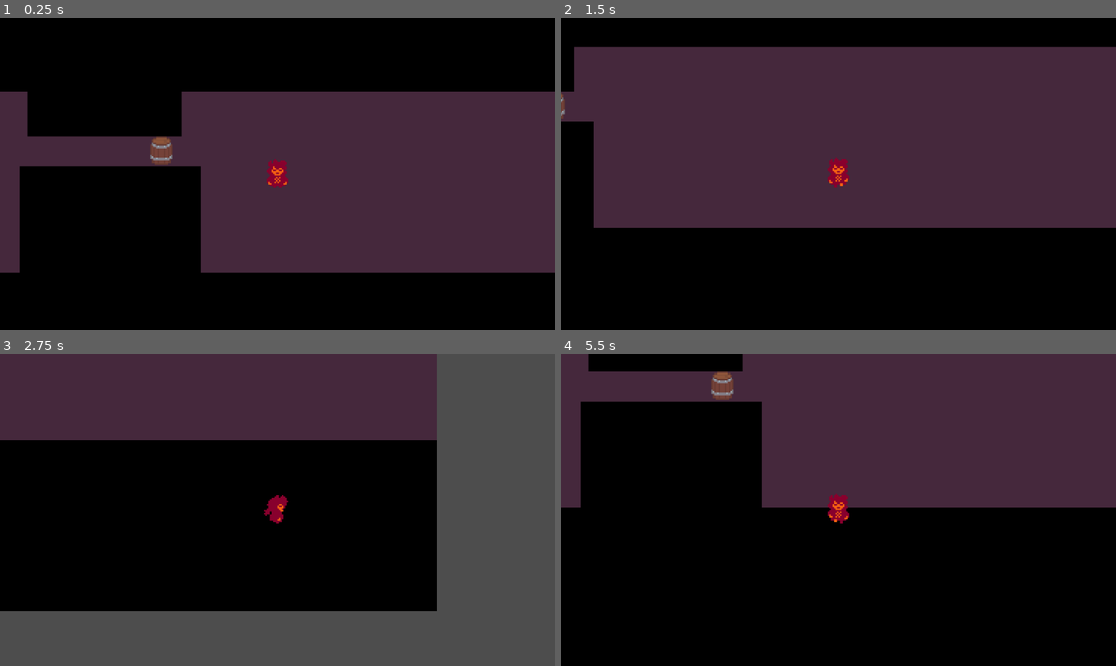
Above: before the commit, frames 1-4 (two rows, left to right).
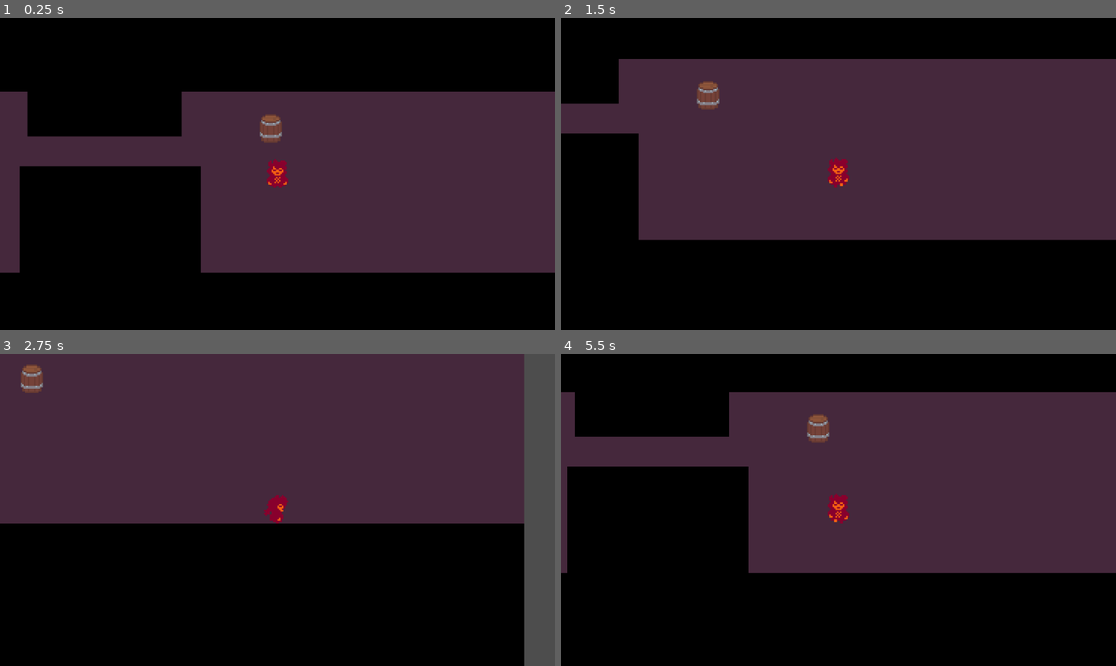
Above: after the commit, the same moments.

Repository: luckesi/elv3s-test
Game: Godot game, scene res://scenes/levels/game.tscn
Two runs of this game, one before a commit and one after it. Both use one fixed random seed, a clock stepped at 60 frames per second and the inputs below. The project has no main scene, so this scene is started directly.
Inputs:
- Up to frame 1 (0.25 s): no input
- Up to frame 2 (1.5 s): tap Enter at 0.5 s; hold Right (ui_right) 0.53-1.28 s; hold Down (ui_down) from 1.28 s (still down)
- Up to frame 3 (2.75 s): release Down (ui_down) at 2.03 s; hold Right (ui_right) from 2.03 s (still down)
- Up to frame 4 (5.5 s): release Right (ui_right) at 2.78 s; hold Up (ui_up) 2.78-3.53 s; hold Left (ui_left) 3.53-5.03 s; hold Down (ui_down) from 5.03 s (still down)

The runs differ from the first frame. In frame 1, 0.6% of the frame differs, in the area x 27-51%, y 30-47%; in frame 2, 12%; in frame 3, 51%, in the area x 0-95%, y 0-100%; in frame 4, 30%.

Commit message:
barril ainda bugado

Diff:
--- a/scenes/characters/carrie.tscn
+++ b/scenes/characters/carrie.tscn
@@ -137,7 +137,7 @@
 }
 
 [sub_resource type="RectangleShape2D" id="RectangleShape2D_t2cx1"]
-size = Vector2(12, 18)
+size = Vector2(12, 15)
 
 [node name="Carrie" type="CharacterBody2D"]
 script = ExtResource("1_5cmg4")
@@ -153,6 +153,7 @@
 }
 
 [node name="CollisionShape2D" type="CollisionShape2D" parent="."]
+position = Vector2(0, 1.5)
 shape = SubResource("RectangleShape2D_t2cx1")
 
 [node name="Camera2D" type="Camera2D" parent="."]
--- a/scenes/levels/game.tscn
+++ b/scenes/levels/game.tscn
@@ -6,7 +6,12 @@
 
 [node name="Game" type="Node2D"]
 
-[node name="Background" type="Sprite2D" parent="."]
+[node name="Background" type="StaticBody2D" parent="."]
+
+[node name="CollisionPolygon2D" type="CollisionPolygon2D" parent="Background"]
+polygon = PackedVector2Array(-320, -55, -171, -55, -171, -25, -68, -25, -68, -55, 320, -55, 320, 66, -55, 66, -55, -5, -176, -5, -176, 66, -320, 66, -320, -55, -465, 56, -390, 256, 0, 342, 467, 181, 469, -193, 295, -203, -337, -198, -437, -119)
+
+[node name="Sprite2D" type="Sprite2D" parent="Background"]
 texture = ExtResource("1_e6yxx")
 
 [node name="Carrie" parent="." instance=ExtResource("2_eqihu")]
@@ -14,7 +19,4 @@
 collision_layer = 2
 
 [node name="Barril" parent="." instance=ExtResource("3_61jgc")]
-position = Vector2(-82, -17)
-collision_layer = 2
-collision_mask = 2
-gravity_scale = 0.0
+position = Vector2(-9, -32)
--- a/scenes/objects/barril.tscn
+++ b/scenes/objects/barril.tscn
@@ -1,11 +1,13 @@
-[gd_scene load_steps=3 format=3 uid="uid://d3ken32fyx5va"]
+[gd_scene load_steps=4 format=3 uid="uid://d3ken32fyx5va"]
 
 [ext_resource type="Texture2D" uid="uid://3jox67j48qep" path="res://assets/objects/obj_barrel01.png" id="1_adoy6"]
+[ext_resource type="Script" uid="uid://dyker2s7tx5ix" path="res://scripts/objects/barril.gd" id="1_c5ogq"]
 
 [sub_resource type="RectangleShape2D" id="RectangleShape2D_adoy6"]
 size = Vector2(15, 19)
 
-[node name="Barril" type="RigidBody2D"]
+[node name="Barril" type="CharacterBody2D"]
+script = ExtResource("1_c5ogq")
 
 [node name="Sprite2D" type="Sprite2D" parent="."]
 texture = ExtResource("1_adoy6")
--- a/scripts/characters/carrie.gd
+++ b/scripts/characters/carrie.gd
@@ -3,7 +3,9 @@
 @onready var animation: AnimationPlayer = $AnimationPlayer
 @onready var texture: Sprite2D = $Texture
 @export_category("Player Stats")
-@export var SPEED: float = 150
+@export var SPEED: float = 110
+var push_force: float = 0.75
+var is_pushing: bool = false
 
 #Variável da direção
 var current_dir: String = "none"
@@ -12,12 +14,33 @@
 func _physics_process(_delta: float) -> void:
 	move ()
 	animate()
+	is_pushing = false
 
 #Função de movimento
 func move () -> void:
 	var direction: Vector2 = Input.get_vector("ui_left", "ui_right", "ui_up", "ui_down")
 	velocity = direction * SPEED
+	_push_objects()
 	move_and_slide ()
+
+#Função da empurrada
+func _push_objects():
+	var lastCollision = get_last_slide_collision()
+
+	if lastCollision:
+		var collider = lastCollision.get_collider()
+
+		if "Barril" in collider.name:
+			var pushDirection = (collider.global_position - global_position).normalized()
+
+			var pushOnSide = abs(pushDirection.y) < 0.5
+
+			var pushOnTop = abs(pushDirection.x) < 0.5
+
+			if pushOnTop or pushOnSide:
+				is_pushing = true
+				var pushVelocity = Vector2(push_force * pushDirection)
+				collider.velocity += pushVelocity
 
 #Função das animações
 func animate () -> void:
--- /dev/null
+++ b/scripts/objects/barril.gd
@@ -0,0 +1,12 @@
+extends CharacterBody2D
+func _pyshics_process(_delta: float) -> void:
+	if velocity.x:
+		velocity.x *= 0.995
+
+	if velocity.y:
+		velocity.y *= 0.995
+
+	if velocity.y and velocity.x:
+		velocity.x *= 0.995
+		velocity.x *= 0.995
+	move_and_slide()
Not shown, added: scripts/objects/barril.gd.uid
